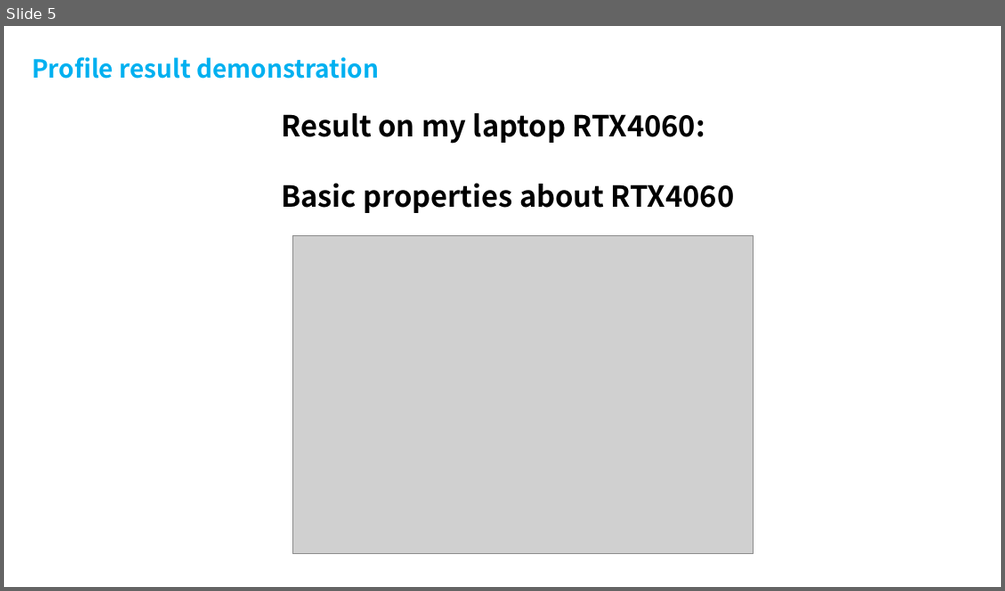
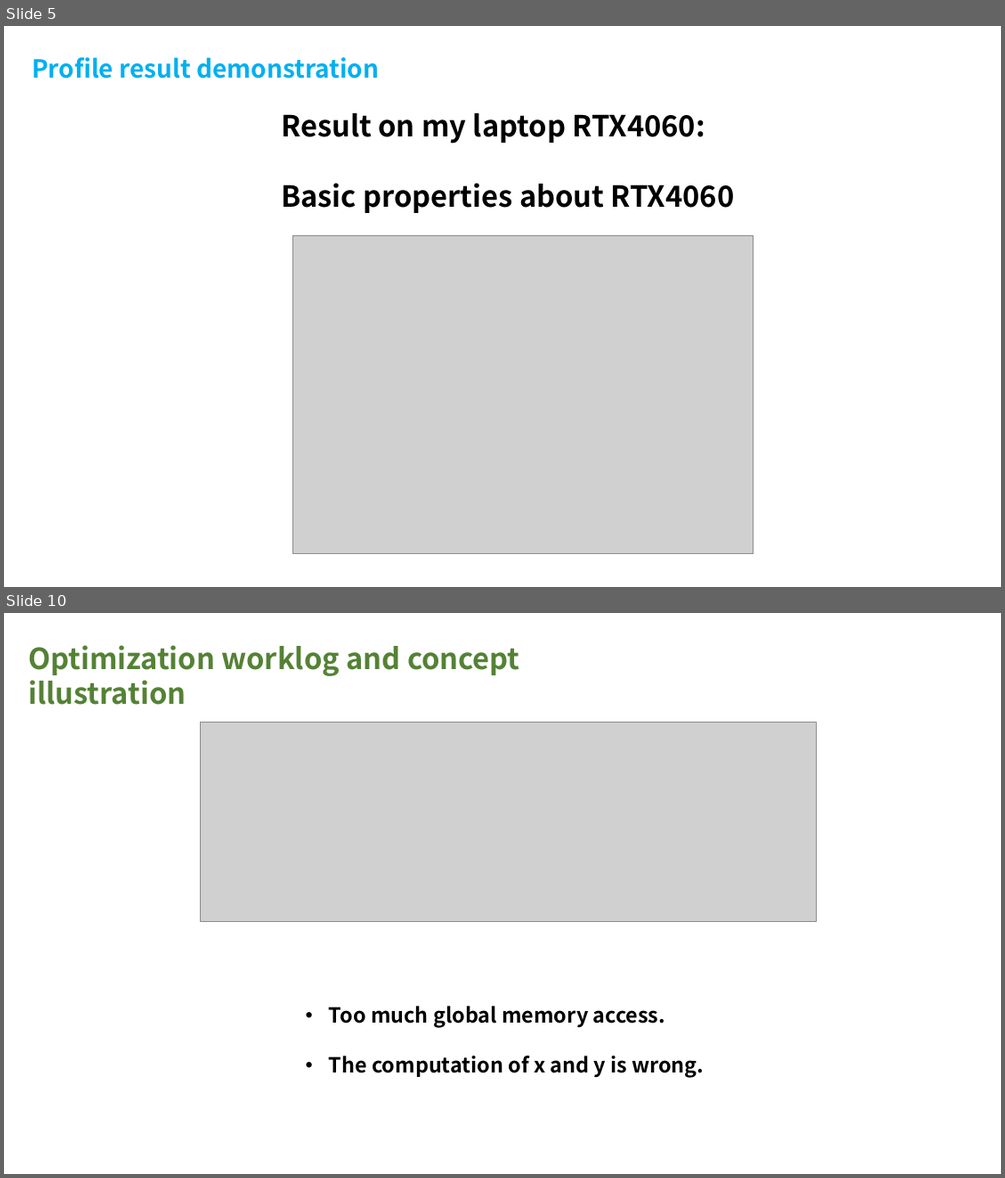
Before and after one commit to InhabitancyCocoon/feather_gemm, a slide deck: docs/presentation.pptx. Shown one above the other, each under a label of ours: slide 5 before the commit, slides 5 and 10 after it; the slides between them are not shown. The pictures are 1005x591 and 1005x1178 pixels, drawn with LibreOffice and Linux fonts; fonts in the diff are those of the drawing; grey boxes stand for pictures. Boxes give left, top, right and bottom in pixels: in the first picture for what was removed or moved away, otherwise in the second. Text is boxed around its words. In the diff, an @@ line names an element or a change of style, - is before the commit and + after.

```diff
--- a/docs/presentation.pptx
+++ b/docs/presentation.pptx
@@ slide 10 added at (x1=4, y1=613, x2=1001, y2=1174), background #FFFFFF @@
@@ text added at (x1=28, y1=645, x2=520, y2=705), 28 pt, text #548235, bold @@
+Optimization worklog and concept illustration
@@ picture added at (x1=201, y1=722, x2=816, y2=922) @@
@@ text added at (x1=329, y1=1005, x2=704, y2=1078), 20 pt, text #000000, bold @@
+• Too much global memory access.
+• The computation of x and y is wrong.
```
Also in this commit, not shown: 6 slides changed, 40 other slides added, 5 slides removed.
